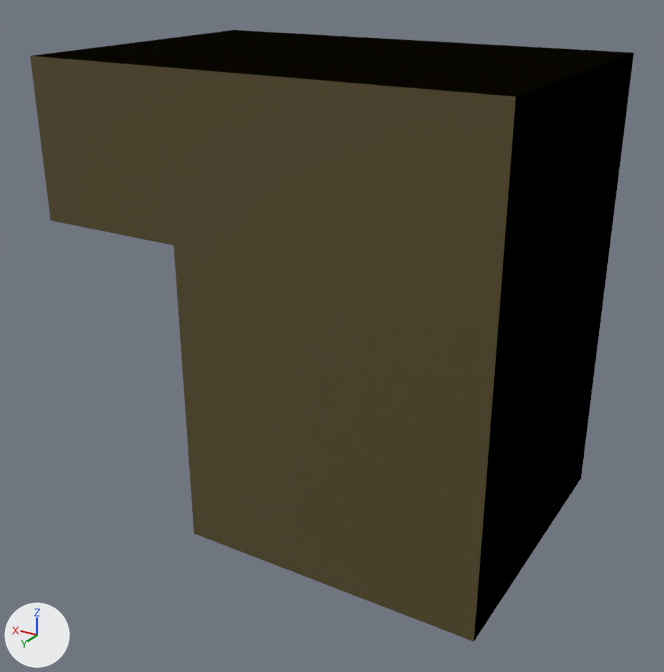
One commit to the glTF model sprite_to_3d/actor_assets/hero/base_leftshoulder.gltf: the scene before it, then after it.
Rendered twice from a 50 mm camera at (-1.42, 3.92, 3.62) aimed at (1.46, -0.88, 1.22). Every picture has the same lights, and +X, +Y and +Z are marked at lower left. The first picture is the older version. Vertices at exactly the same position are counted once.

Before the edit, the objects in view are built like this:
```python
me_mesh_0 = bpy.data.meshes.new('Mesh_0')
me_mesh_0.from_pydata(...)  # 14 vertices, 20 faces; spans x 0.0..3.0, y -2.0..0.0, z 0.0..3.0
me_mesh_0.materials.append(mat_standard)  # picture img_palette_texture_png
ob_mesh_0 = bpy.data.objects.new('Mesh_0', me_mesh_0)
ob_mesh_0.location = (0.0, 0.0, 0.0)
```
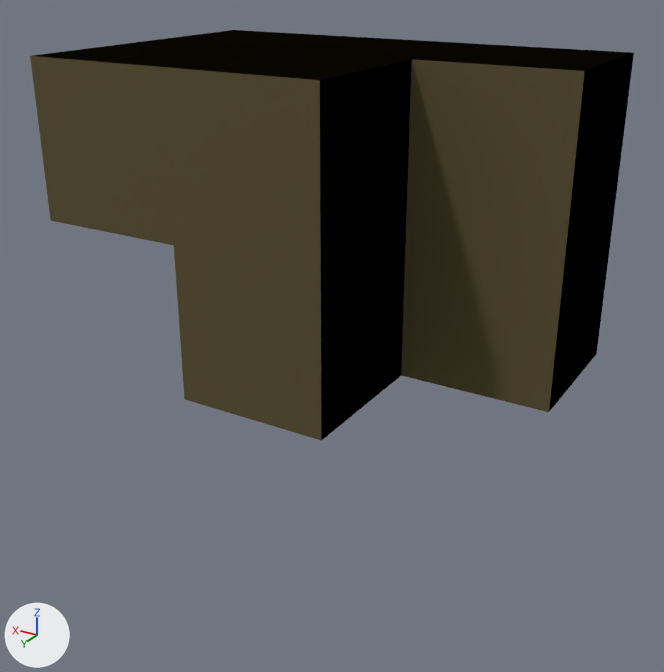
The newer file is also turned or shifted as a whole; pictures and numbers use the older file's frame.

Diff of the bpy script that builds the scene:
```diff
--- a/sprite_to_3d/actor_assets/hero/base_leftshoulder.gltf.py
+++ b/sprite_to_3d/actor_assets/hero/base_leftshoulder.gltf.py
@@ me_mesh_0 @@
 # used by ob_mesh_0; location = (0.0, 0.0, 0.0)
-me_mesh_0.from_pydata(...)  # 14 vertices, 20 faces; spans x 0.0..3.0, y -2.0..0.0, z 0.0..3.0
+me_mesh_0.from_pydata(...)  # 20 vertices, 28 faces; spans x 0.0..3.0, y -2.0..0.0, z 1.0..3.0
+# me_mesh_0 part 1
+# 5 vertices are removed from x 0.0..2.0, y -2.0..0.0, z 0.0..3.0
+# 12 faces are deleted
+# 11 vertices are added at x 0.0..3.0, y -2.0..0.0, z 1.0..3.0
+# 20 new faces join them
 me_mesh_0.materials.append(mat_standard)
```

Pixel boxes (x1, y1, x2, y2) of what changed, in the pictures (664 x 672 px):
'Mesh_0', reshaped (33% shorter): before (30, 30, 634, 642); after (30, 30, 634, 441)
part 1 of me_mesh_0, cut back: before (184, 57, 597, 642); after (184, 57, 597, 441)
